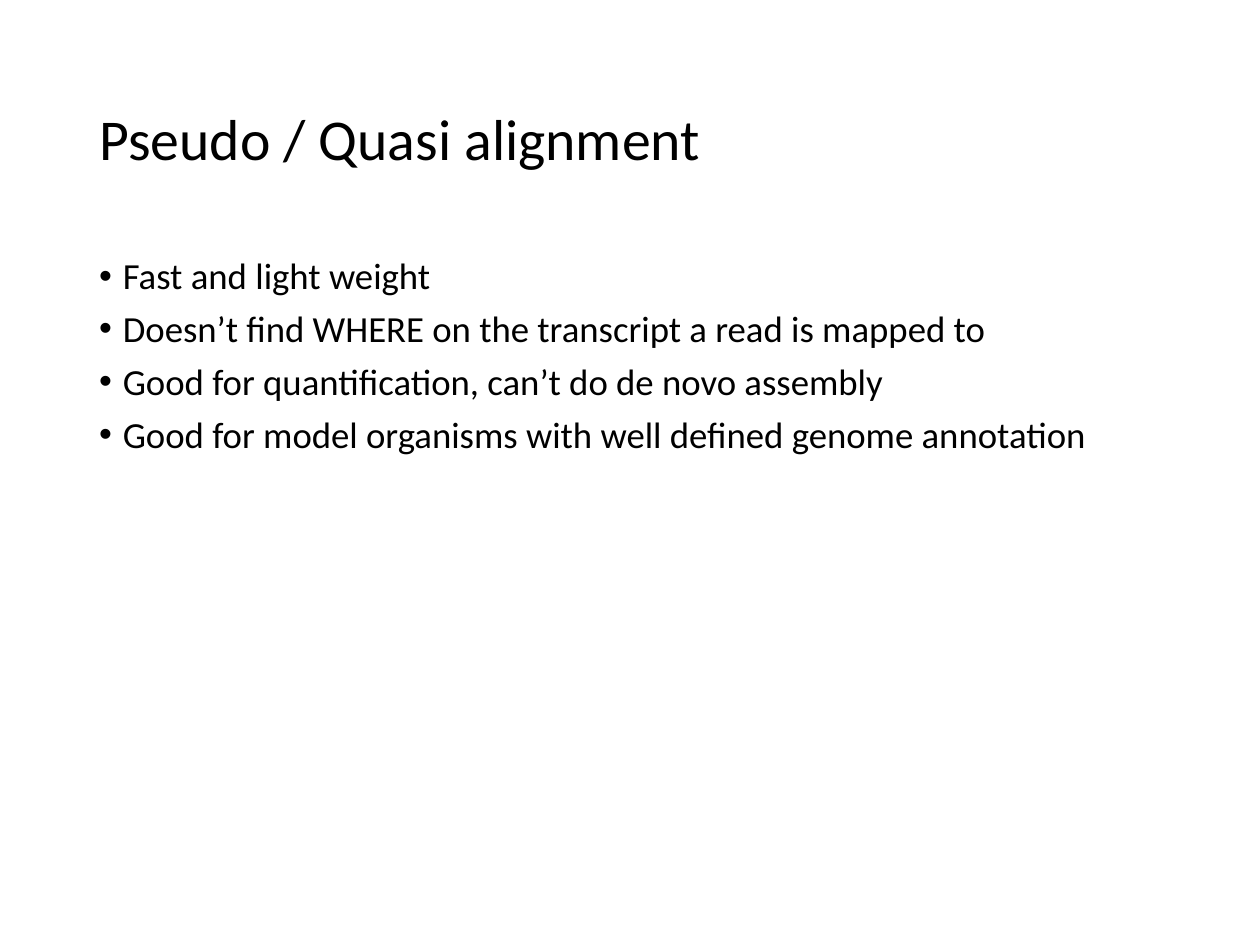
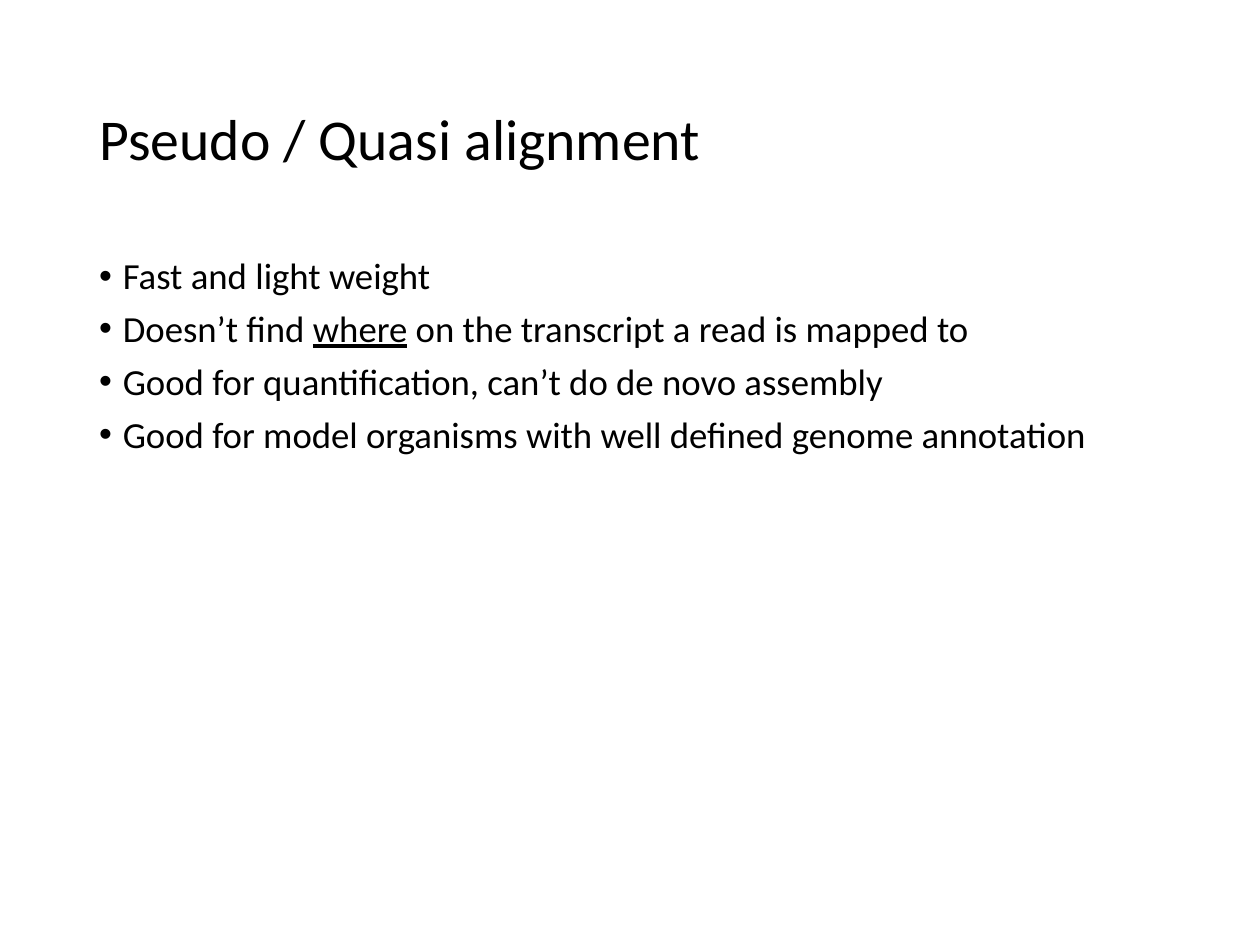
Before and after one commit to Yue-Jiang/achems, a slide deck: slide 4 of rna-seq workshop.pptx. Drawn at 1260x945 pixels with LibreOffice and Linux fonts; fonts in the diff are those of the drawing. Boxes give left, top, right and bottom in pixels: in the first picture for what was removed or moved away, otherwise in the second. Text is boxed around its words. In the diff, an @@ line names an element or a change of style, - is before the commit and + after.

```diff
--- a/rna-seq workshop.pptx
+++ b/rna-seq workshop.pptx
@@ text at [123,316,968,348]: text changed @@
-• Doesn’t find WHERE on the transcript a read is mapped to
+• Doesn’t find where on the transcript a read is mapped to
```
Also in this commit, not shown: 4 other slides changed, 6 slides added.
